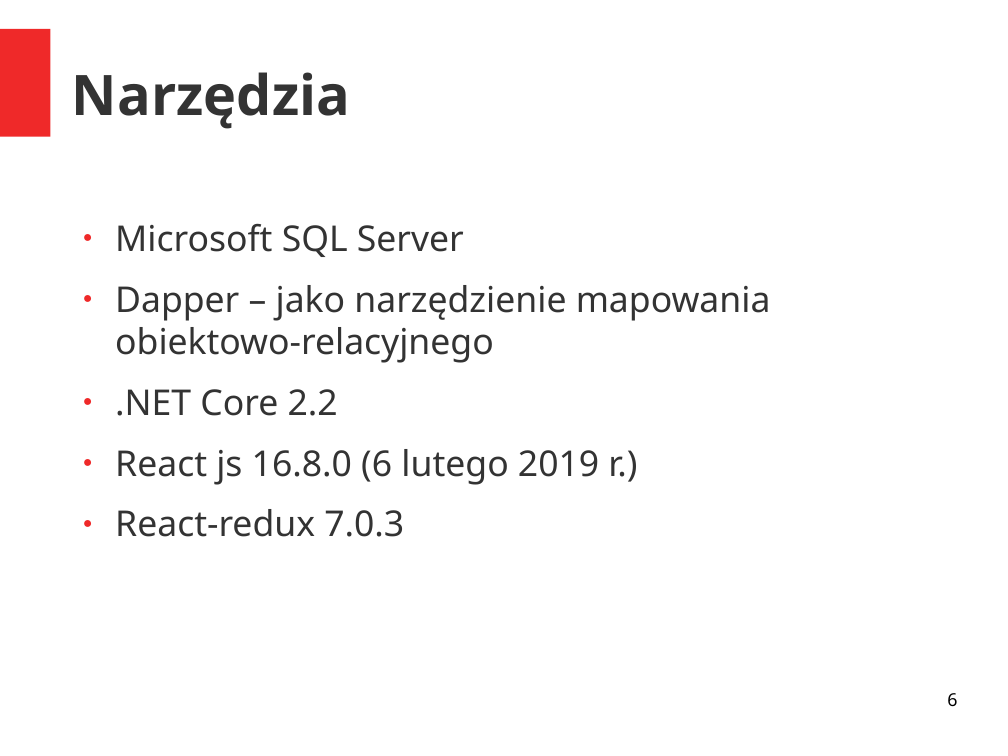
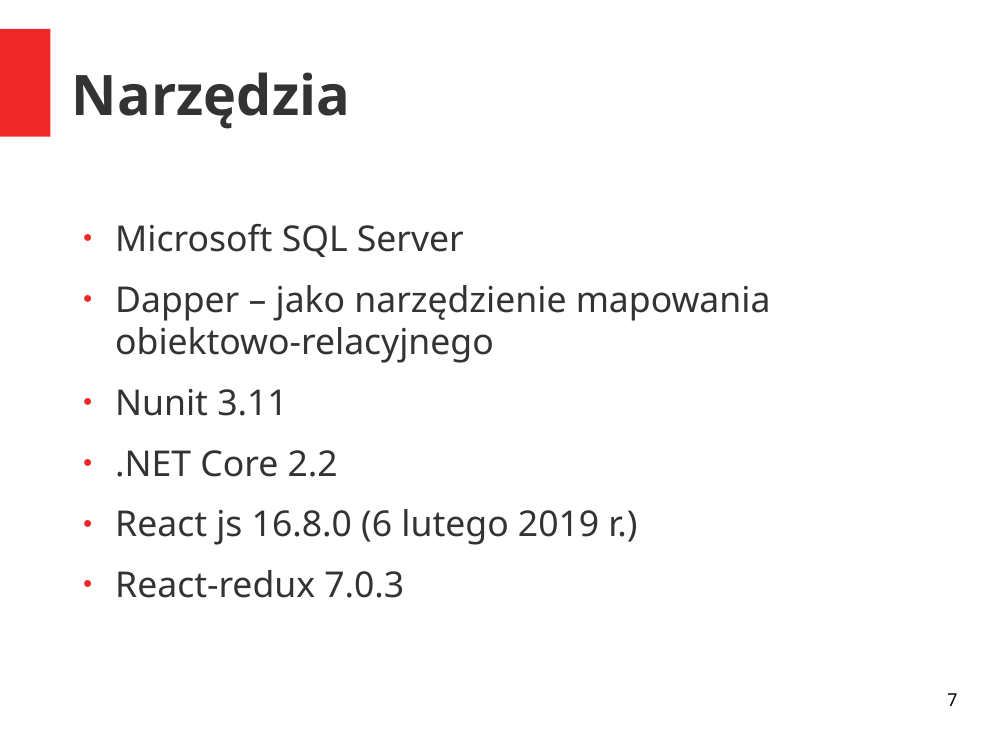
Before and after one commit to AGranosik/IWP, a slide deck: slide 7 of IWP.odp (slide 6 before the commit). Drawn at 1008x756 pixels with LibreOffice and Linux fonts; fonts in the diff are those of the drawing. Boxes give left, top, right and bottom in pixels: in the first picture for what was removed or moved away, otherwise in the second. Text is boxed around its words. In the diff, an @@ line names an element or a change of style, - is before the commit and + after.

```diff
--- a/IWP.odp
+++ b/IWP.odp
@@ text at (115, 389, 287, 416): paragraph added @@
+● Nunit 3.11
@@ page number at (947, 693, 957, 706): text changed @@
-6
+7
```
Also in this commit, not shown: 3 other slides changed, 2 slides added, 1 slide removed.
